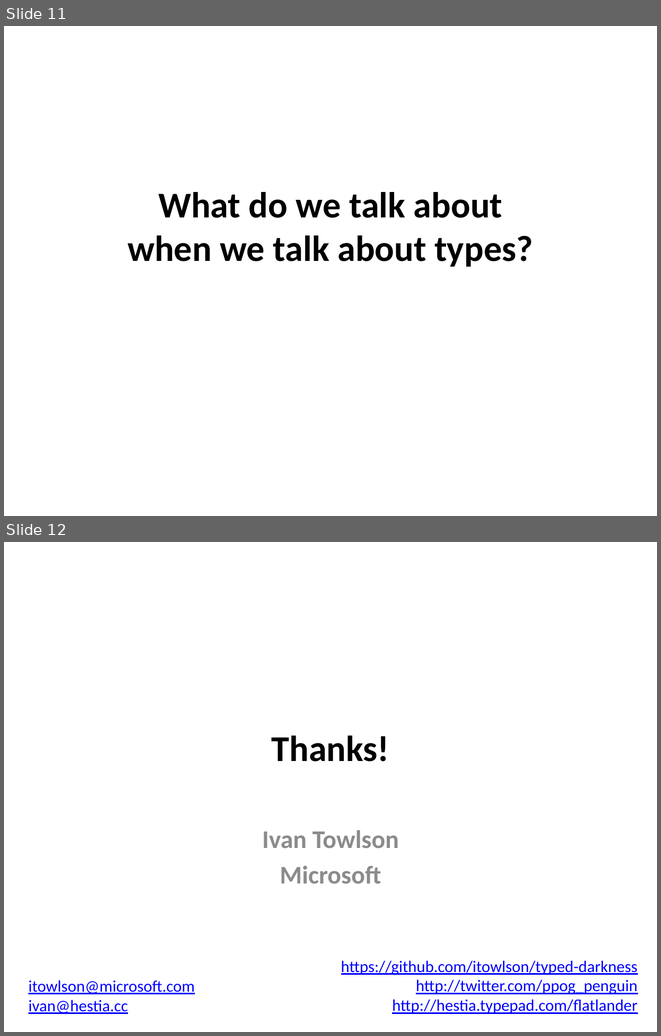
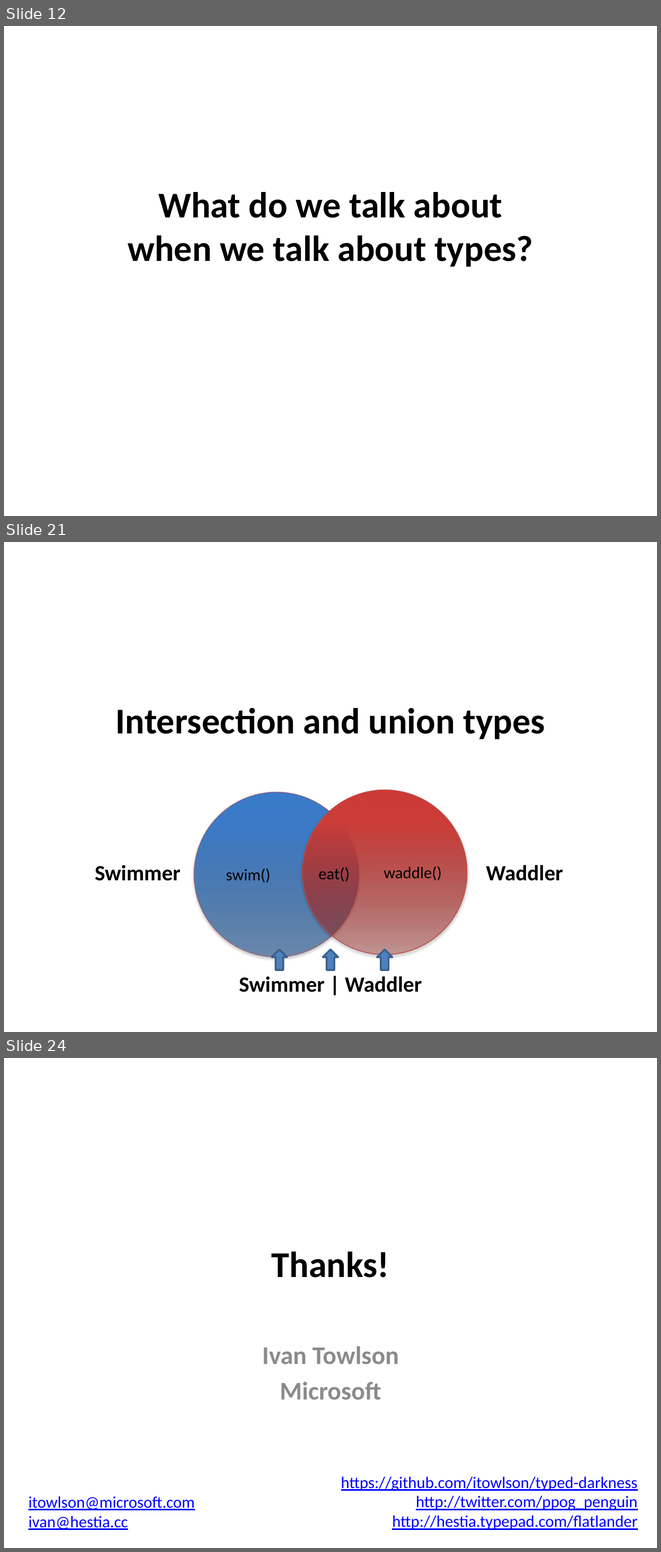
Before and after one commit to brunotag/typed-darkness, a slide deck: TypeScript type system.pptx. Shown one above the other, each under a label of ours: slides 11 and 12 before the commit, slides 12, 21 and 24 after it; the slides between them are not shown. The pictures are 661x1036 and 661x1552 pixels, drawn with LibreOffice and Linux fonts; fonts in the diff are those of the drawing. Boxes give left, top, right and bottom in pixels: in the first picture for what was removed or moved away, otherwise in the second. Text is boxed around its words. In the diff, an @@ line names an element or a change of style, - is before the commit and + after.

```diff
--- a/TypeScript type system.pptx
+++ b/TypeScript type system.pptx
@@ slide 21 added at [4, 542, 657, 1032], background #FFFFFF @@
@@ title added at [116, 708, 545, 739], 40 pt, text #000000, bold @@
+Intersection and union types
@@ ellipse added at [194, 792, 359, 956], fill gradient #2F5F99 to #3D7CC7 to #3A7CCB, outline #BF4C48 0.75 pt @@
@@ ellipse added at [302, 790, 467, 955], fill gradient #9C2F2D to #CB3E3A to #CE3B37, outline #BF4C48 0.75 pt @@
@@ text added at [95, 865, 180, 881], 24 pt, text #000000, bold @@
+Swimmer
@@ text added at [226, 868, 271, 882], 18 pt, text #000000 @@
+swim()
@@ text added at [318, 867, 350, 881], 18 pt, text #000000 @@
+eat()
@@ text added at [383, 866, 442, 880], 18 pt, text #000000 @@
+waddle()
@@ text added at [486, 865, 563, 881], 24 pt, text #000000, bold @@
+Waddler
@@ up arrow added at [272, 950, 288, 970], fill #4F81BD, outline #3A5F8C 2 pt @@
@@ up arrow added at [323, 950, 338, 970], fill #4F81BD, outline #3A5F8C 2 pt @@
@@ up arrow added at [377, 950, 392, 970], fill #4F81BD, outline #3A5F8C 2 pt @@
@@ text added at [239, 976, 422, 992], 24 pt, text #000000, bold @@
+Swimmer | Waddler
@@ what was slide 11 is now slide 12 @@
@@ what was slide 12 is now slide 24 @@
```
Also in this commit, not shown: 11 other slides added.
